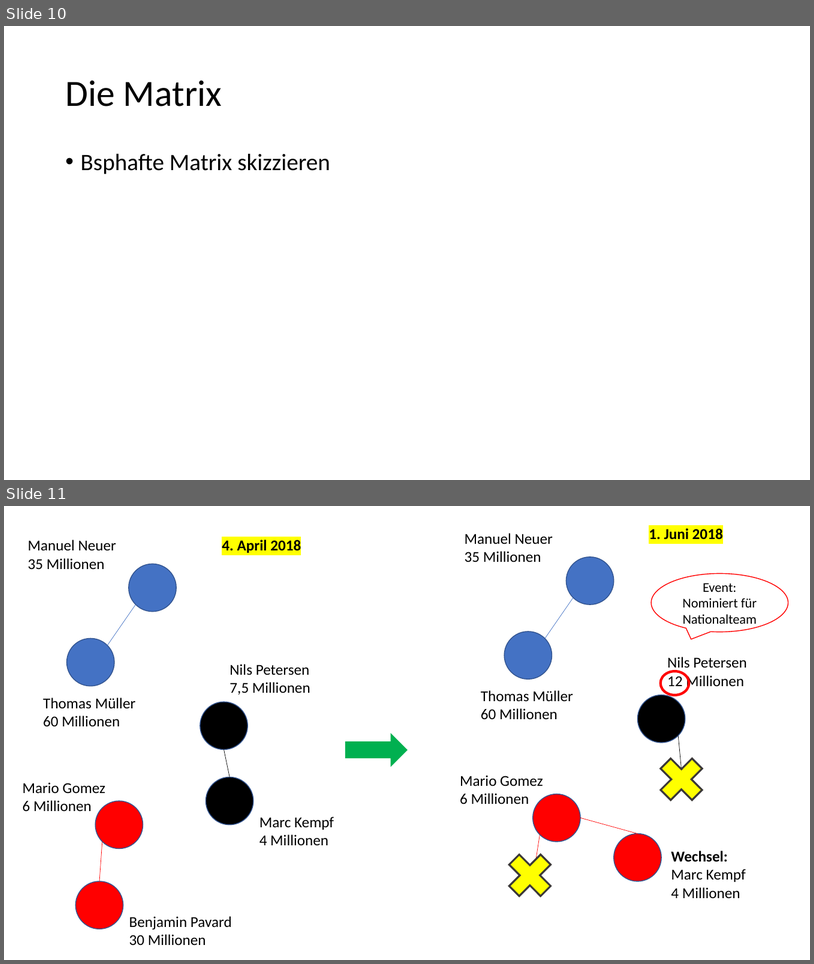
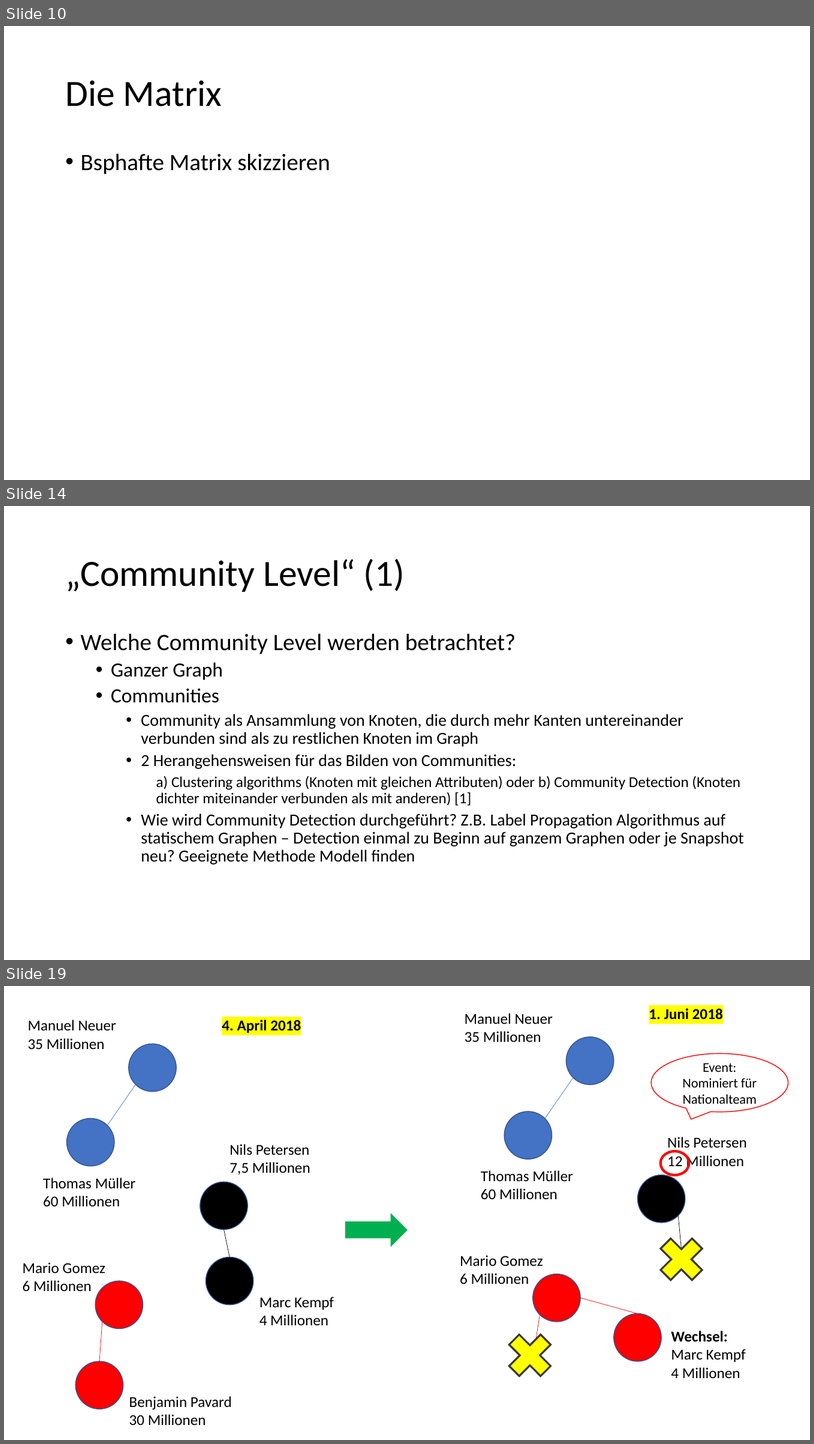
Before and after one commit to johnsonaux/temporale-graphen, a slide deck: Bewertungsmatrix.pptx. Shown one above the other, each under a label of ours: slides 10 and 11 before the commit, slides 10, 14 and 19 after it; the slides between them are not shown. The pictures are 814x964 and 814x1444 pixels, drawn with LibreOffice and Linux fonts; fonts in the diff are those of the drawing. Boxes give left, top, right and bottom in pixels: in the first picture for what was removed or moved away, otherwise in the second. Text is boxed around its words. In the diff, an @@ line names an element or a change of style, - is before the commit and + after.

```diff
--- a/Bewertungsmatrix.pptx
+++ b/Bewertungsmatrix.pptx
@@ slide 14 added at bbox=[4, 506, 810, 960], background #FFFFFF @@
@@ title added at bbox=[65, 559, 405, 592], 44 pt, text #000000 @@
+„Community Level“ (1)
@@ text added at bbox=[81, 633, 744, 864], 20 pt, text #000000 @@
+• Welche Community Level werden betrachtet?
+  • Ganzer Graph
+  • Communities
+    • Community als Ansammlung von Knoten, die durch mehr Kanten untereinander verbunden sind als zu restlichen Knoten im Graph
+    • 2 Herangehensweisen für das Bilden von Communities:
+      a) Clustering algorithms (Knoten mit gleichen Attributen) oder b) Community Detection (Knoten dichter miteinander verbunden als mit anderen) [1]
+    • Wie wird Community Detection durchgeführt? Z.B. Label Propagation Algorithmus auf statischem Graphen – Detection einmal zu Beginn auf ganzem Graphen oder je Snapshot neu? Geeignete Methode Modell finden
@@ what was slide 11 is now slide 19 @@
```
Also in this commit, not shown: 1 slide changed, 8 other slides added, 2 other files.
